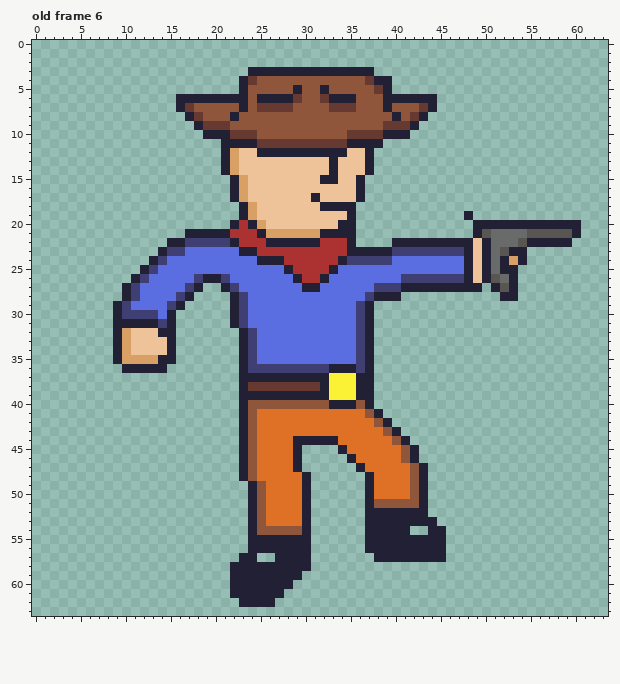
Pixel-art file -- assets/character.ase. This is how it looked before the edit.
64x64 pixels, 6 frames. Shown: old frame 6. The commit also changed other frames, which this record leaves out.
New version:
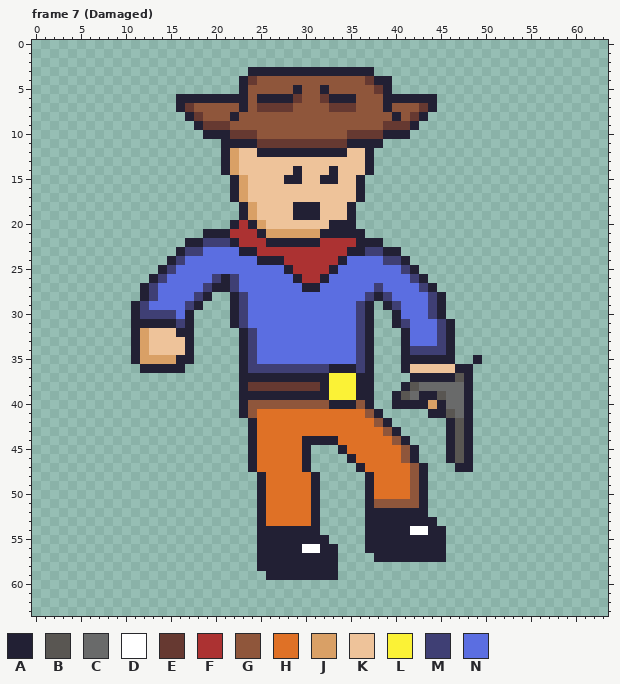
Palette (. is transparent): A #222034  B #595652  C #696a6a  D #ffffff  E #663931  F #ac3232  G #8f563b  H #df7126  J #d9a066  K #eec39a  L #fbf236  M #3f3f74  N #5b6ee1
A new or re-ordered frame is compared with the old frame closest to it.
The author wrote: Added animation when damaged
The exact change:
frames 6 -> 10
--- frame 7 (Damaged) is new; against old frame 6
@@ x 0..63 @@
 12 .....................AJKKAAAAAAAAAAKKA..........................
-13 .....................AJKKKKKKKKKKAKKKA..........................
-14 .....................AJKKKKKKKKKKAKKKA..........................
-15 ......................AJKKKKKKKKAAKKA...........................
+13 .....................AJKKKKKKKKKKKKKKA..........................
+14 .....................AJKKKKKKAKKKAKKKA..........................
+15 ......................AJKKKKAAKKAAKKA...........................
 16 ......................AJKKKKKKKKKKKKA...........................
-17 ......................AJKKKKKKKAKKKKA...........................
-18 .......................AJKKKKKKKAAAA............................
-19 .......................AJKKKKKKKKKKA............A...............
-20 ......................AFAJKKKKKKKKAA.............AAAAAAAAAAAA...
-21 .................AAAAAFFFAJJJJJJAAAA.............ABCCCCBBBBBA...
-22 ...............AAMMMMMAFFFAAAAAAFFFA....AAAAAAAAAKACCCBAAAAA....
-23 ..............AMMNNNNNNAAFFFFFFFFFFAAAAAMMMMMMMMAKACBAA.........
-24 .............AMNNNNNNNNNNAAAFFFFFFAMMMMMNNNNNNNNAKACAJA.........
-25 ............AMNNNNNNNNNNNNNNAFFFFANNNNNNNNNNNNNNAKACAA..........
-26 ...........AMNNNNNMAAMNNNNNNNAFFANNNNNNNNMMMMMMMAKABCA..........
-27 ..........AMNNNNNMA..AMNNNNNNNAANNNNNNMMMAAAAAAAAA.ABA..........
-28 ..........AMNNNNMA....AMNNNNNNNNNNNNNMAAA...........AA..........
-29 .........AMNNNNMA.....AMNNNNNNNNNNNNMA..........................
-30 .........AMMMMNA......AMNNNNNNNNNNNNMA..........................
-31 .........AAAAAMA......AMNNNNNNNNNNNNMA..........................
-32 .........AJKKKAA.......AMNNNNNNNNNNNMA..........................
-33 .........AJKKKKA.......AMNNNNNNNNNNNMA..........................
-34 .........AJKKKKA.......AMNNNNNNNNNNNMA..........................
-35 .........AJJJJAA.......AMNNNNNNNNNNNMA..........................
-36 ..........AAAAA........AMMMMMMMMMAAAMA..........................
-37 .......................AAAAAAAAAALLLAA..........................
-38 .......................AEEEEEEEEALLLAA..........................
-39 .......................AAAAAAAAAALLLAA..........................
-40 .......................AGGGGGGGGGAAAGA..........................
-41 .......................AGHHHHHHHHHHHHGA.........................
-42 .......................AGHHHHHHHHHHHHHGA........................
-43 .......................AGHHHHHHHHHHHHHHGA.......................
-44 .......................AGHHHHAAAAAHHHHHHGA......................
-45 .......................AGHHHHA....AHHHHHHGA.....................
-46 .......................AGHHHHA.....AHHHHHGA.....................
-47 .......................AGHHHHA......AHHHHHGA....................
-48 .......................AGHHHHHA......AHHHHGA....................
-49 ........................AGHHHHA......AHHHHGA....................
-50 ........................AGHHHHA......AHHHHGA....................
-51 ........................AGHHHHA......AGGGGGA....................
-52 ........................AGHHHHA......AAAAAAA....................
-53 ........................AGHHHHA......AAAAAAAA...................
-54 ........................AGGGGGA......AAAAA..AA..................
-55 ........................AAAAAAA......AAAAAAAAA..................
-56 ........................AAAAAAA......AAAAAAAAA..................
-57 .......................AA..AAAA.......AAAAAAAA..................
-58 ......................AAAAAAAAA.................................
-59 ......................AAAAAAAA..................................
-60 ......................AAAAAAA...................................
-61 ......................AAAAAA....................................
-62 .......................AAAA.....................................
+17 ......................AJKKKKKKKKKKKKA...........................
+18 .......................AJKKKKAAAKKKA............................
+19 .......................AJKKKKAAAKKKA............................
+20 ......................AFAJKKKKKKKAAA............................
+21 ...................AAAFFFAJJJJJJAAAAA...........................
+22 .................AAMMMAFFFAAAAAAFFFFAAA.........................
+23 ................AMMNNNNAAFFFFFFFFFFAAMMAA.......................
+24 ...............AMNNNNNNNNAAAFFFFFFANNNNMMA......................
+25 ..............AMNNNNNNNNNNNNAFFFFANNNNNNNMA.....................
+26 .............AMNNNNNMAMNNNNNNAFFANNNNNNNNNMA....................
+27 ............AMNNNNNMAAMNNNNNNNAANNNNNNMNNNNMA...................
+28 ............AMNNNNMA..AMNNNNNNNNNNNNNMAMNNNNMA..................
+29 ...........AMNNNNMA...AMNNNNNNNNNNNNMA.AMNNNMA..................
+30 ...........AMMMMNA....AMNNNNNNNNNNNNMA..ANNNMA..................
+31 ...........AAAAAMA....AMNNNNNNNNNNNNMA..AMNNNMA.................
+32 ...........AJKKKAA.....AMNNNNNNNNNNNMA...ANNNMA.................
+33 ...........AJKKKKA.....AMNNNNNNNNNNNMA...ANNNMA.................
+34 ...........AJKKKKA.....AMNNNNNNNNNNNMA...AMMMMA.................
+35 ...........AJJJJAA.....AMNNNNNNNNNNNMA...AAAAAA..A..............
+36 ............AAAAA......AMMMMMMMMMAAAMA...AKKKKKAA...............
+37 .......................AAAAAAAAAALLLAA....AAAAABA...............
+38 .......................AEEEEEEEEALLLAA...ABCCCCCA...............
+39 .......................AAAAAAAAAALLLAA..ABCAABCCA...............
+40 .......................AGGGGGGGGGAAAGA..AAAAJACCA...............
+41 .......................AGHHHHHHHHHHHHGA.....AABCA...............
+42 ........................AHHHHHHHHHHHHHGA......ABA...............
+43 ........................AHHHHHHHHHHHHHHGA.....ABA...............
+44 ........................AHHHHHAAAAHHHHHHGA....ABA...............
+45 ........................AHHHHHA...AHHHHHHGA...ABA...............
+46 ........................AHHHHHA....AHHHHHGA...ABA...............
+47 ........................AHHHHHA.....AHHHHHGA...AA...............
+48 .........................AHHHHHA.....AHHHHGA....................
+49 .........................AHHHHHA.....AHHHHGA....................
+50 .........................AHHHHHA.....AHHHHGA....................
+51 .........................AHHHHHA.....AGGGGGA....................
+52 .........................AHHHHHA.....AAAAAAA....................
+53 .........................AHHHHHA.....AAAAAAAA...................
+54 .........................AAAAAAA.....AAAAADDAA..................
+55 .........................AAAAAAAA....AAAAAAAAA..................
+56 .........................AAAAADDAA...AAAAAAAAA..................
+57 .........................AAAAAAAAA....AAAAAAAA..................
+58 .........................AAAAAAAAA..............................
+59 ..........................AAAAAAAA..............................
+60 ................................................................
+61 ................................................................
+62 ................................................................
 63 ................................................................
